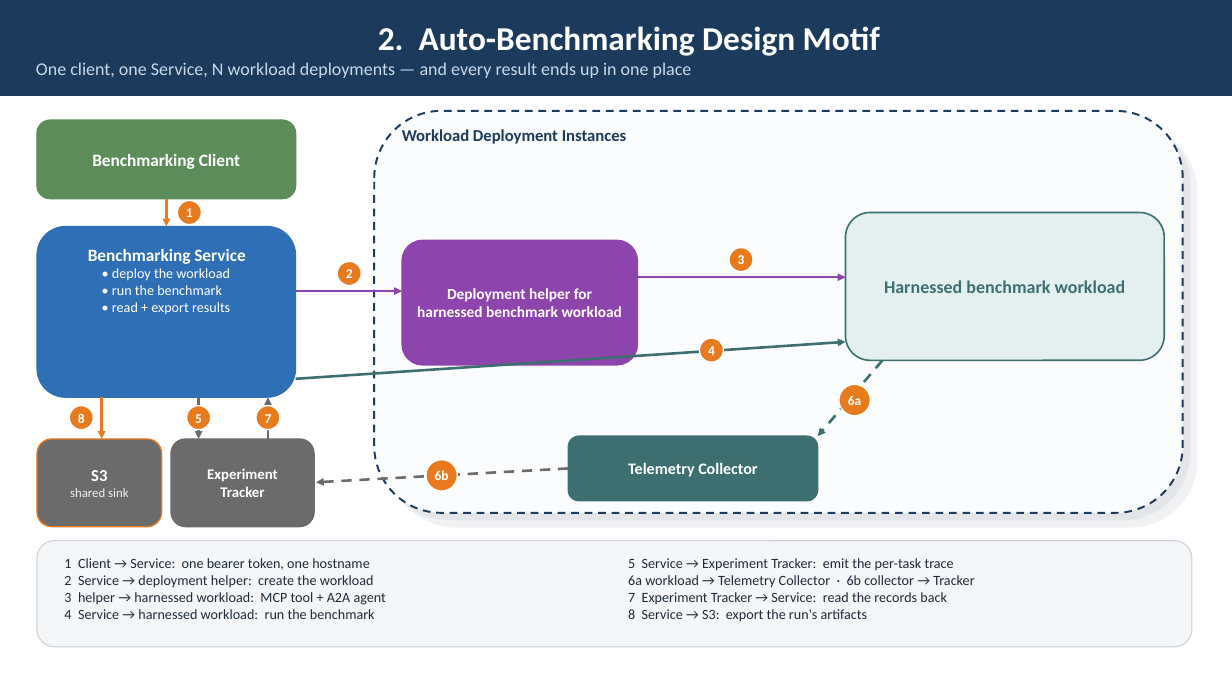
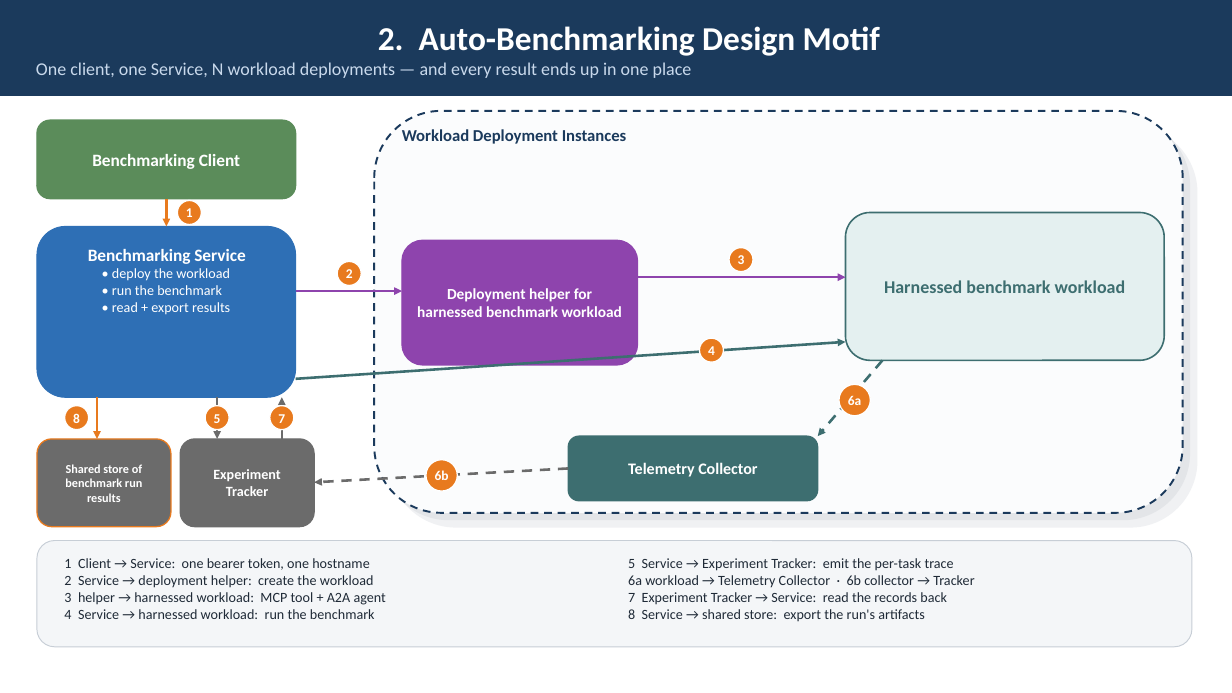
Before and after one commit to webchang/benchmarking, a slide deck: slide 4 of docs/BenchmarkingService.pptx. Drawn at 1232x693 pixels with LibreOffice and Linux fonts; fonts in the diff are those of the drawing. Boxes give left, top, right and bottom in pixels: in the first picture for what was removed or moved away, otherwise in the second. Text is boxed around its words. In the diff, an @@ line names an element or a change of style, - is before the commit and + after.

```diff
--- a/docs/BenchmarkingService.pptx
+++ b/docs/BenchmarkingService.pptx
@@ ellipse "8": place and size @@
-ellipse "8" at box(69, 406, 93, 430)
+ellipse "8" at box(65, 406, 89, 430)
@@ arrow moved from (102, 397) - (102, 439) to (97, 397) - (97, 439) @@
@@ ellipse "5": place and size @@
-ellipse "5" at box(187, 406, 211, 430)
+ellipse "5" at box(205, 406, 229, 430)
@@ arrow moved from (199, 397) - (199, 439) to (217, 397) - (217, 439) @@
@@ ellipse "7": place and size @@
-ellipse "7" at box(256, 406, 280, 430)
+ellipse "7" at box(270, 406, 294, 430)
@@ arrow moved from (268, 439) - (268, 397) to (282, 439) - (282, 397) @@
@@ rounded rectangle "Shared store of benchmark run ...": place and size @@
-rounded rectangle "Shared store of benchmark run ..." at box(37, 439, 162, 527)
+rounded rectangle "Shared store of benchmark run ..." at box(37, 439, 171, 527)
@@ rounded rectangle "Experiment Tracker": place and size @@
-rounded rectangle "Experiment Tracker" at box(171, 439, 314, 527)
+rounded rectangle "Experiment Tracker" at box(180, 439, 314, 527)
@@ rounded rectangle "Experiment Tracker" at box(180, 439, 314, 527): size 11.5 to 11 pt @@
@@ text in rounded rectangle at box(65, 464, 142, 502): text changed; size 10 to 9.5 pt; text colour #EEEFF1 to #FFFFFF; bold on @@
-S3
-shared sink
+Shared store of benchmark run results
@@ text at box(628, 609, 925, 621): text changed @@
-8 Service → S3: export the run's artifacts
+8 Service → shared store: export the run's artifacts
```
Also in this commit, not shown: 1 other file.
